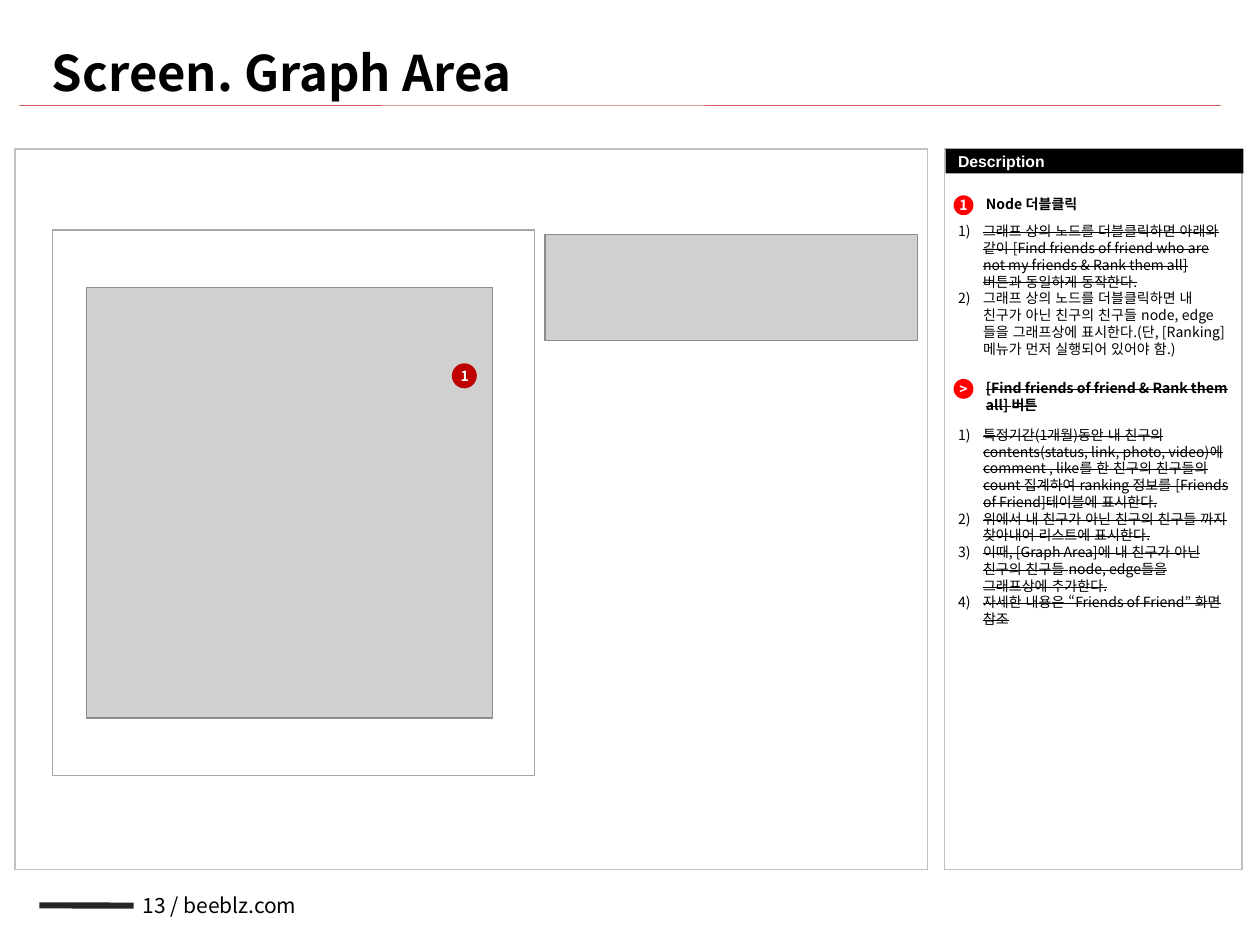
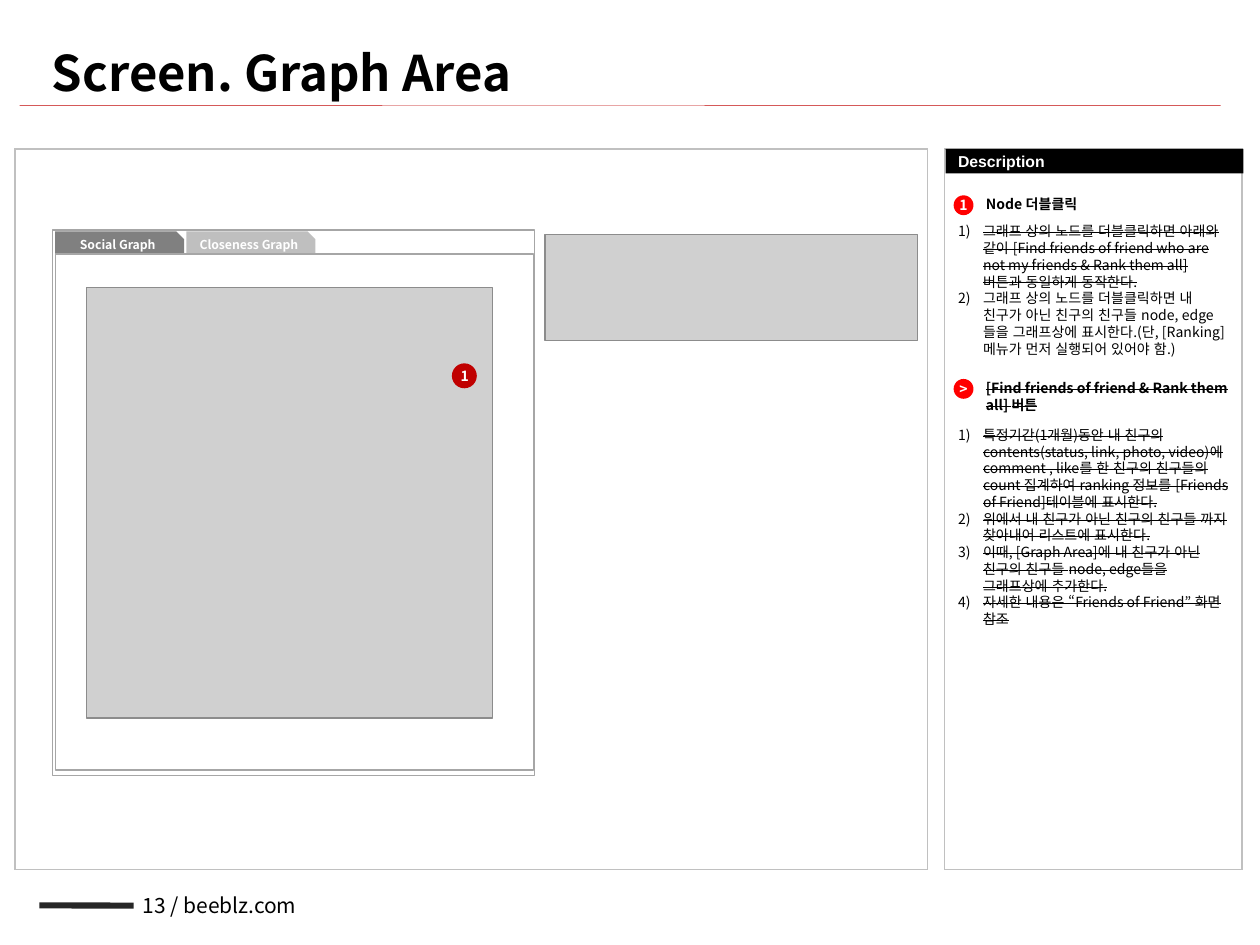
Before and after one commit to NathanaelFebrianto/sonya, a slide deck: slide 13 of beeblz/beeblz-facebook/doc/facebook_sna_v0.2_20101225_배영규.pptx. Drawn at 1260x945 pixels with LibreOffice and Linux fonts; fonts in the diff are those of the drawing; grey boxes stand for pictures. Boxes give left, top, right and bottom in pixels: in the first picture for what was removed or moved away, otherwise in the second. Text is boxed around its words. In the diff, an @@ line names an element or a change of style, - is before the commit and + after.

```diff
--- a/beeblz/beeblz-facebook/doc/facebook_sna_v0.2_20101225_배영규.pptx
+++ b/beeblz/beeblz-facebook/doc/facebook_sna_v0.2_20101225_배영규.pptx
@@ snip rect added at [55, 232, 184, 255], fill #808080, 7 pt, text #FFFFFF, bold @@
+Social Graph
@@ snip rect added at [186, 232, 315, 255], fill #BFBFBF, 7 pt, text #FFFFFF, bold @@
+Closeness Graph
@@ rectangle added at [55, 255, 534, 771], outline #A6A6A6 0.75 pt @@
```
Also in this commit, not shown: 2 other slides changed, 1 other file.
